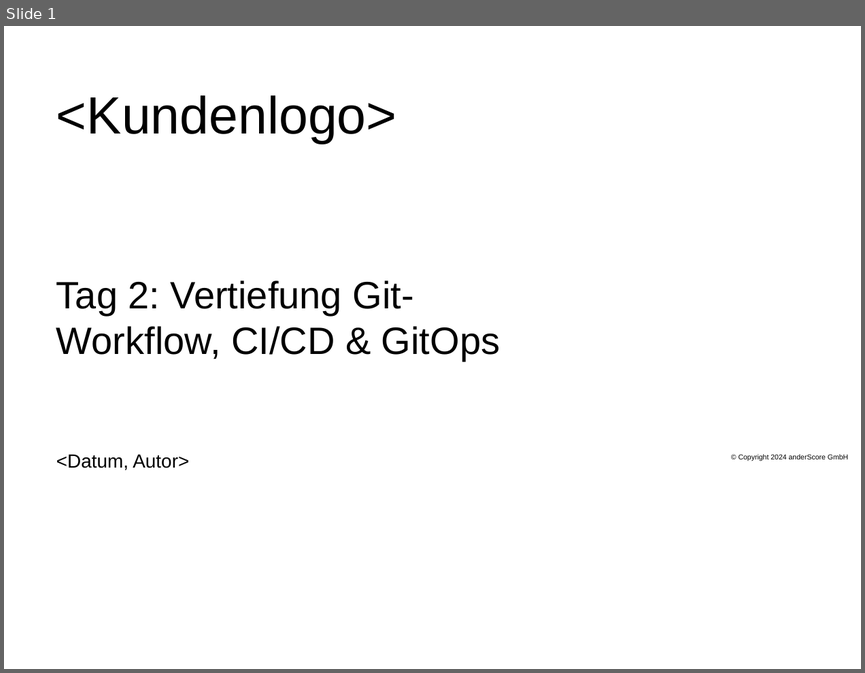
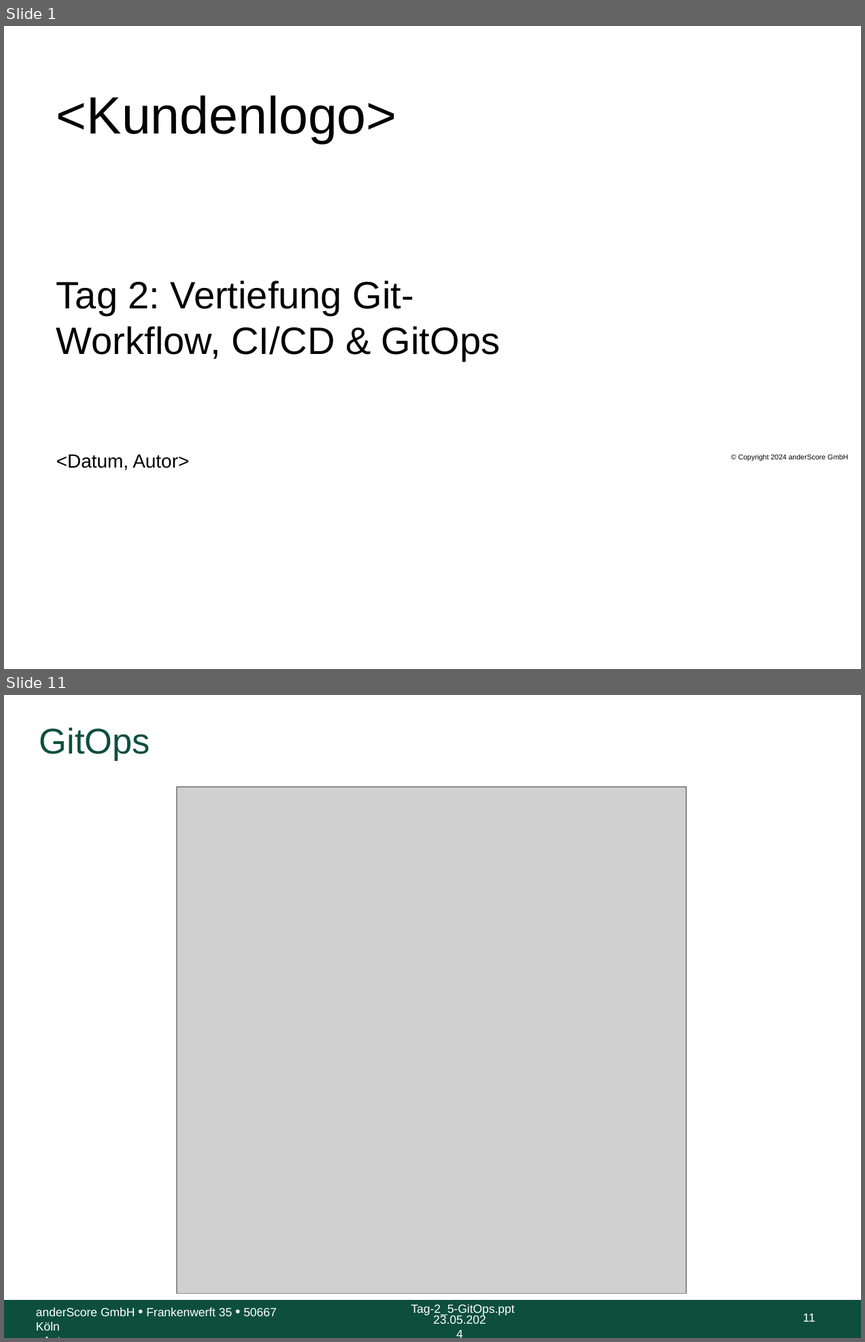
Before and after one commit to anderscore-gmbh/gitlab, a slide deck: slides/Tag-2_5-GitOps.pptx. Shown one above the other, each under a label of ours: slide 1 before the commit, slides 1 and 11 after it; the slides between them are not shown. The pictures are 865x673 and 865x1342 pixels, drawn with LibreOffice and Linux fonts; fonts in the diff are those of the drawing; grey boxes stand for pictures; background and template pictures are left out. Boxes give left, top, right and bottom in pixels: in the first picture for what was removed or moved away, otherwise in the second. Text is boxed around its words. In the diff, an @@ line names an element or a change of style, - is before the commit and + after.

```diff
--- a/slides/Tag-2_5-GitOps.pptx
+++ b/slides/Tag-2_5-GitOps.pptx
@@ slide 11 added at [4,695,861,1338], background #FFFFFF @@
@@ title added at [39,728,150,761], 30 pt, text #0D4F3C @@
+GitOps
@@ picture added at [177,787,686,1293] @@
@@ rectangle added at [4,1300,861,1338], fill #0D4F3C @@
@@ text added at [411,1304,514,1316], 10 pt, text #FFFFFF @@
+Tag-2_5-GitOps.ppt
@@ text added at [36,1307,277,1330], 10 pt, text #FFFFFF @@
+anderScore GmbH • Frankenwerft 35 • 50667 Köln
+<Autor>
@@ text added at [433,1314,486,1323], 10 pt, text #FFFFFF @@
+23.05.2024
@@ page number added at [803,1313,815,1321], 10 pt, text #FFFFFF @@
+11
```
Also in this commit, not shown: 10 slides changed, 1 other slide added, 2 slides removed, 1 other file.
